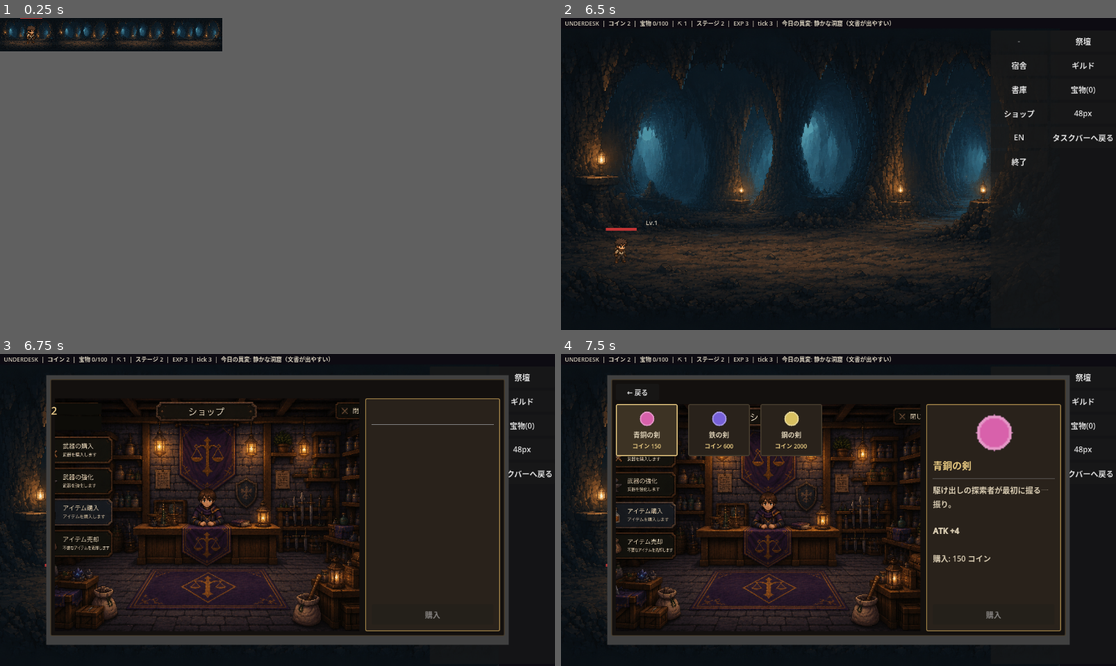
Above: before the commit, frames 1-4 (two rows, left to right).
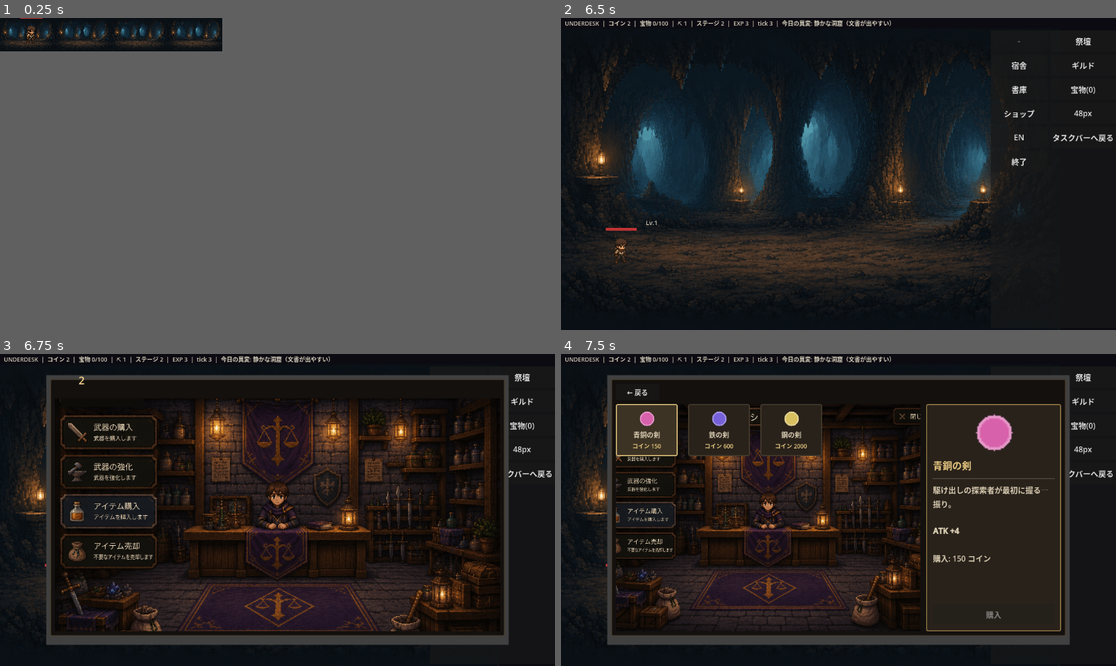
Above: after the commit, the same moments.

Repository: jinsei0604/UnderDesk
Game: Godot game, scene res://src/ui/main.tscn
Same seed, same stepped clock (60 frames per second), same inputs: the game is played once before the commit and once after it.
Inputs (mouse positions are in pixels of both pictures, inside the frame that each line leads up to; where the layout moved, square brackets give the same spot in the first picture):
- Up to frame 1 (0.25 s): no input
- Up to frame 2 (6.5 s): tap Enter at 0.5 s; drag from (672, 33) to (694, 27) at 0.52 s; click "祭壇" at 1.25 s; click "宿舎" at 2 s; click "ギルド" at 2.75 s; click "書庫" at 3.5 s; click "OK" at 4.25 s; click "宝物(0)" at 5 s; click "OK" at 5.75 s
- Up to frame 3 (6.75 s): click "ショップ" at 6.5 s
- Up to frame 4 (7.5 s): click (605, 363) [588, 363] at 7.25 s

Frames 1-2 are identical in both runs. In frame 3, 24% of the frame differs, in the area x 9-91%, y 7-89%; in frame 4, nothing differs.

Commit message:
Hide the shop's empty detail panel so its art isn't cropped for nothing
The shop's landing page has no cards and never populates the detail
panel (every screen on it is a hotspot over the art), so the ~300px
panel was pure dead space — and worse, it narrowed card_area, making
STRETCH_KEEP_ASPECT_COVERED crop dialog_bg_shop.png tighter than
necessary. UDCardDialog.set_detail_visible() lets a page opt out;
HBoxContainer reclaims an invisible child's space automatically. The
weapon/item sub-pages restore it since they still need it.

Diff:
--- a/src/ui/card_dialog.gd
+++ b/src/ui/card_dialog.gd
@@ -42,6 +42,7 @@
 var _selected_id: String = ""
 var _card_area: Control
 var _action_requires_selection: bool = true
+var _detail_panel: Control
 ## Invisible click targets over a set_background() illustration (e.g. the
 ## guild's painted "アイテム交換" / "交換カウンター" signs), each a Rect2
 ## normalized to the background texture's own pixel size (0..1 on both
@@ -140,6 +141,7 @@
 	detail.custom_minimum_size = Vector2(280, 0)
 	detail.add_theme_stylebox_override("panel", _flat(COLOR_PAPER, COLOR_BORDER, 2, 14))
 	body.add_child(detail)
+	_detail_panel = detail
 
 	var detail_box := VBoxContainer.new()
 	detail_box.add_theme_constant_override("separation", 10)
@@ -190,6 +192,16 @@
 func set_background(tex: Texture2D) -> void:
 	_background_rect.texture = tex
 	_background_rect.visible = tex != null
+
+
+## Hides the right-side detail panel so card_area (and its background
+## art) gets the full dialog width — for a hotspot-only page like the
+## shop's landing screen, where the panel would otherwise sit empty and
+## the art gets cropped tighter than it needs to (STRETCH_KEEP_ASPECT_
+## COVERED crops to whatever's left after the panel's width). HBoxContainer
+## skips invisible children's space, so this alone widens card_area.
+func set_detail_visible(visible_now: bool) -> void:
+	_detail_panel.visible = visible_now
 
 
 ## Optional character portrait posed over the backdrop (e.g. the hero
--- a/src/ui/main.gd
+++ b/src/ui/main.gd
@@ -965,7 +965,11 @@
 	_shop_dialog.clear_hotspots()
 	_shop_dialog.set_back("", false)
 	_shop_dialog.set_action(locale.text("UI_BUY"), true)
-	_shop_dialog.show_detail("", "", null)
+	# Nothing on this page ever populates the detail panel (it's all
+	# hotspots over art, no cards to select), so hide it and let
+	# card_area — and the background art's cover-scale crop — use the
+	# full dialog width instead of losing ~300px to an empty panel.
+	_shop_dialog.set_detail_visible(false)
 	var gold_label := Label.new()
 	gold_label.add_theme_font_size_override("font_size", 22)
 	gold_label.add_theme_color_override("font_color", SHOP_GOLD_COLOR)
@@ -986,6 +990,7 @@
 	_shop_mode = "buy_weapon"
 	_shop_dialog.clear_cards()
 	_shop_dialog.clear_hotspots()
+	_shop_dialog.set_detail_visible(true)
 	_shop_dialog.set_back(locale.text("UI_BACK"), true)
 	_shop_dialog.set_action(locale.text("UI_BUY"), true)
 	for weapon_id in weapon_db.all_ids():
@@ -1027,6 +1032,7 @@
 	_shop_mode = "upgrade_weapon"
 	_shop_dialog.clear_cards()
 	_shop_dialog.clear_hotspots()
+	_shop_dialog.set_detail_visible(true)
 	_shop_dialog.set_back(locale.text("UI_BACK"), true)
 	if sim.equipped_weapon_id == "":
 		_shop_dialog.show_detail("", locale.text("UI_WEAPON_NONE"), null)
@@ -1057,6 +1063,7 @@
 	_shop_mode = "buy_item"
 	_shop_dialog.clear_cards()
 	_shop_dialog.clear_hotspots()
+	_shop_dialog.set_detail_visible(true)
 	_shop_dialog.set_back(locale.text("UI_BACK"), true)
 	_shop_dialog.set_action(locale.text("UI_BUY"), true)
 	for item_id in item_db.all_ids():
@@ -1099,6 +1106,7 @@
 	_shop_mode = "sell_item"
 	_shop_dialog.clear_cards()
 	_shop_dialog.clear_hotspots()
+	_shop_dialog.set_detail_visible(true)
 	_shop_dialog.set_back(locale.text("UI_BACK"), true)
 	_shop_dialog.set_action(locale.text("UI_SELL"), true)
 	for item_id in item_db.all_ids():
